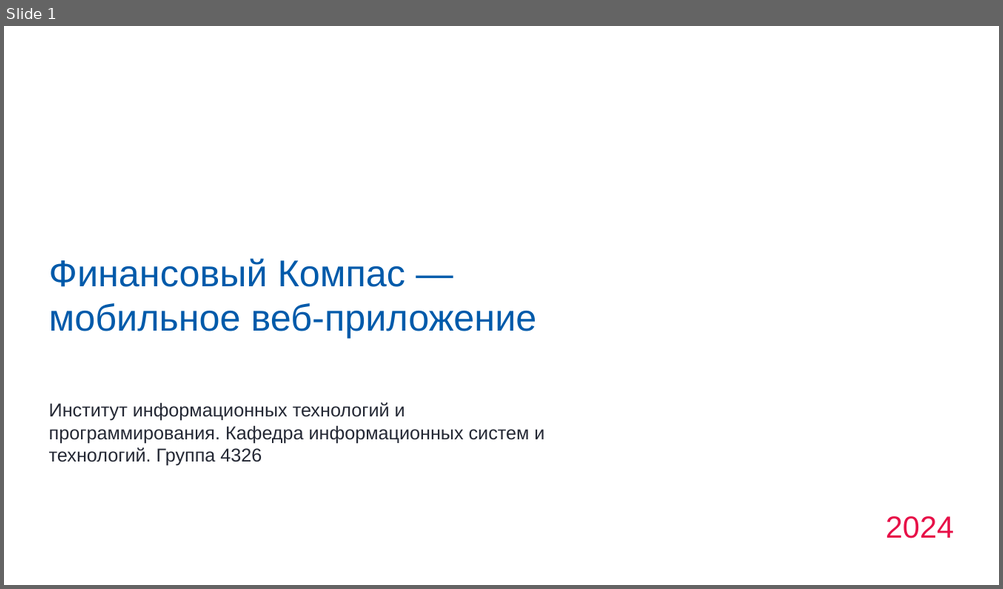
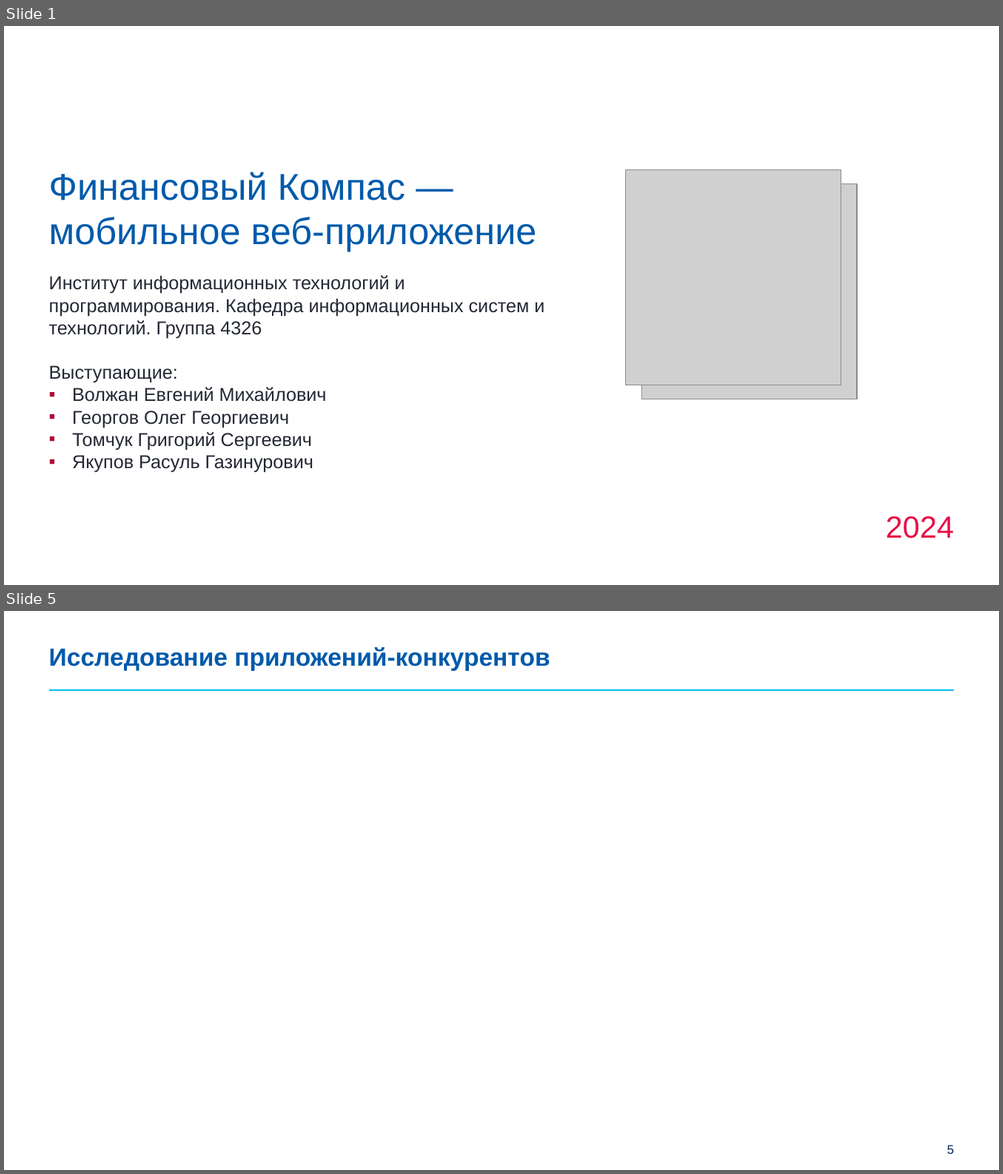
Before and after one commit to grigorijtomczuk/suai, a slide deck: opd/фин-компас-презентация.pptx. Shown one above the other, each under a label of ours: slide 1 before the commit, slides 1 and 5 after it; the slides between them are not shown. The pictures are 1003x589 and 1003x1174 pixels, drawn with LibreOffice and Linux fonts; fonts in the diff are those of the drawing; grey boxes stand for pictures; background and template pictures are left out. Boxes give left, top, right and bottom in pixels: in the first picture for what was removed or moved away, otherwise in the second. Text is boxed around its words. In the diff, an @@ line names an element or a change of style, - is before the commit and + after.

```diff
--- a/opd/фин-компас-презентация.pptx
+++ b/opd/фин-компас-презентация.pptx
@@ slide 5 added at [4,611,999,1170], background #FFFFFF @@
@@ title added at [49,647,549,671], 24 pt, text #005AAA, bold @@
+Исследование приложений-конкурентов
@@ line added from (48, 690) to (954, 690), #00BEF3 1.25 pt @@
@@ page number added at [947,1145,953,1154], 12 pt, text #002856 @@
+5
@@ slide 1 changed as well @@
@@ title "Финансовый Компас — мобильное веб-приложение": place and size @@
-title "Финансовый Компас — мобильное веб-приложение" at [49,258,537,338]
+title "Финансовый Компас — мобильное веб-приложение" at [49,172,537,252]
@@ picture added at [626,170,841,386] @@
@@ picture added at [641,184,856,399] @@
@@ text "Институт информационных технологий и программирования. ...": place and size @@
-text "Институт информационных технологий и программирования. ..." at [49,403,544,466]
+text "Институт информационных технологий и программирования. ..." at [49,275,544,339]
@@ text added at [49,366,327,473], 18 pt, text #242834 @@
+Выступающие:
+▪ Волжан Евгений Михайлович
+▪ Георгов Олег Георгиевич
+▪ Томчук Григорий Сергеевич
+▪ Якупов Расуль Газинурович
```
Also in this commit, not shown: 14 other slides added, 16 other files.
